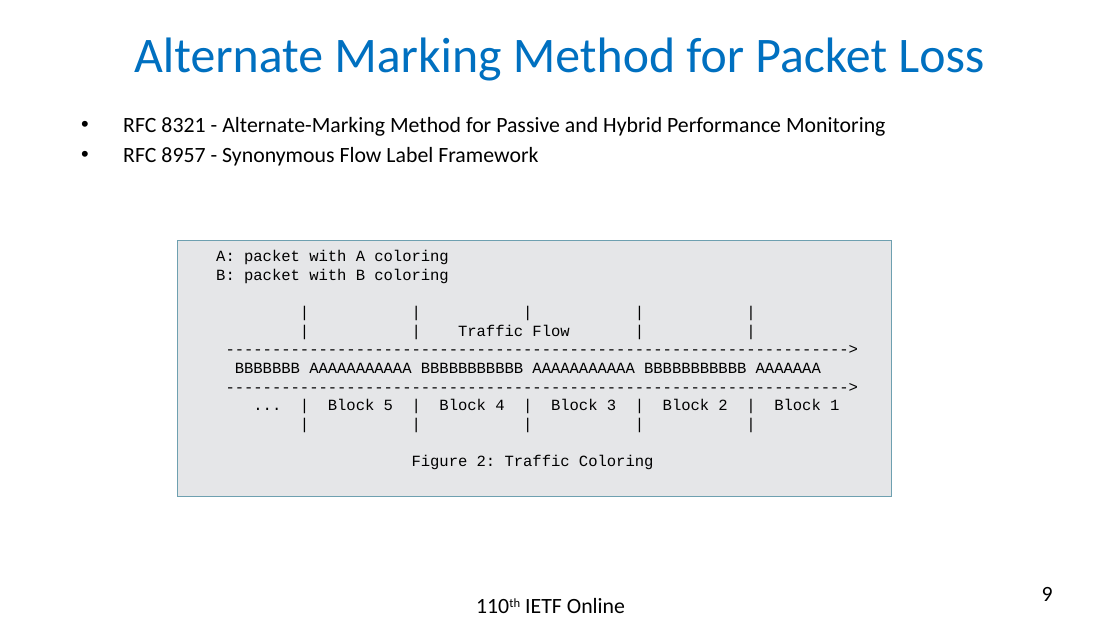
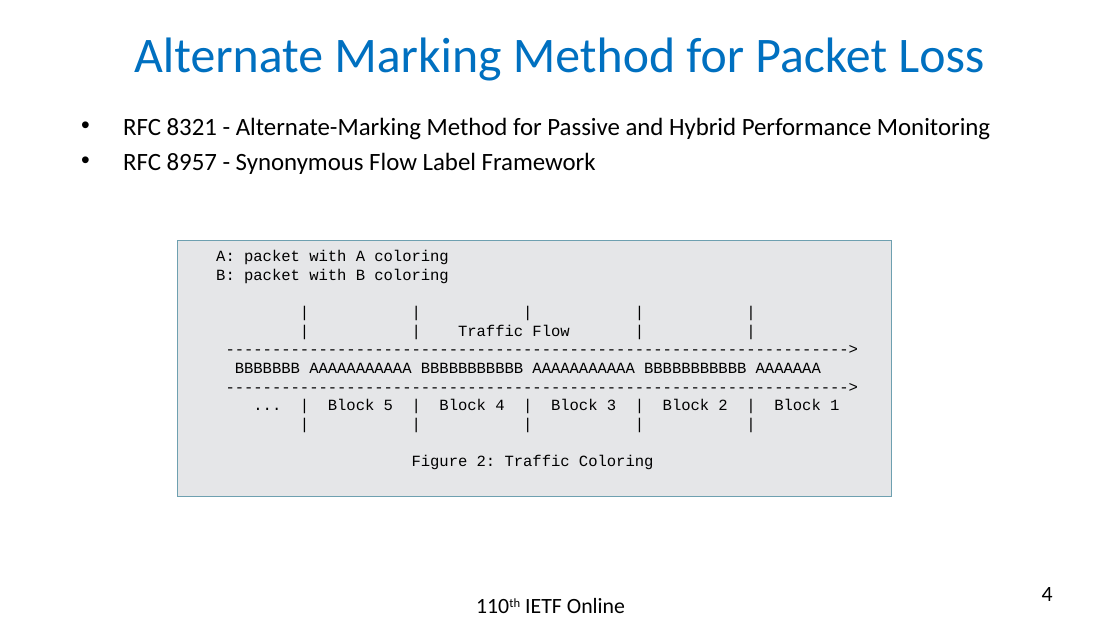
Before and after one commit to rakgandhi/ietf-slides, a slide deck: slide 4 of draft-gandhi-ippm-simple-direct-loss-00.pptx (slide 9 before the commit). Drawn at 1120x630 pixels with LibreOffice and Linux fonts; fonts in the diff are those of the drawing. Boxes give left, top, right and bottom in pixels: in the first picture for what was removed or moved away, otherwise in the second. Text is boxed around its words. In the diff, an @@ line names an element or a change of style, - is before the commit and + after.

```diff
--- a/draft-gandhi-ippm-simple-direct-loss-00.pptx
+++ b/draft-gandhi-ippm-simple-direct-loss-00.pptx
@@ text "RFC 8321 - Alternate-Marking Method ..." at (x1=123, y1=117, x2=990, y2=174): size 14 to 16 pt @@
@@ page number at (x1=1042, y1=587, x2=1053, y2=601): text changed @@
-9
+4
```
Also in this commit, not shown: 1 other slide changed, 1 slide added, 1 other file.
